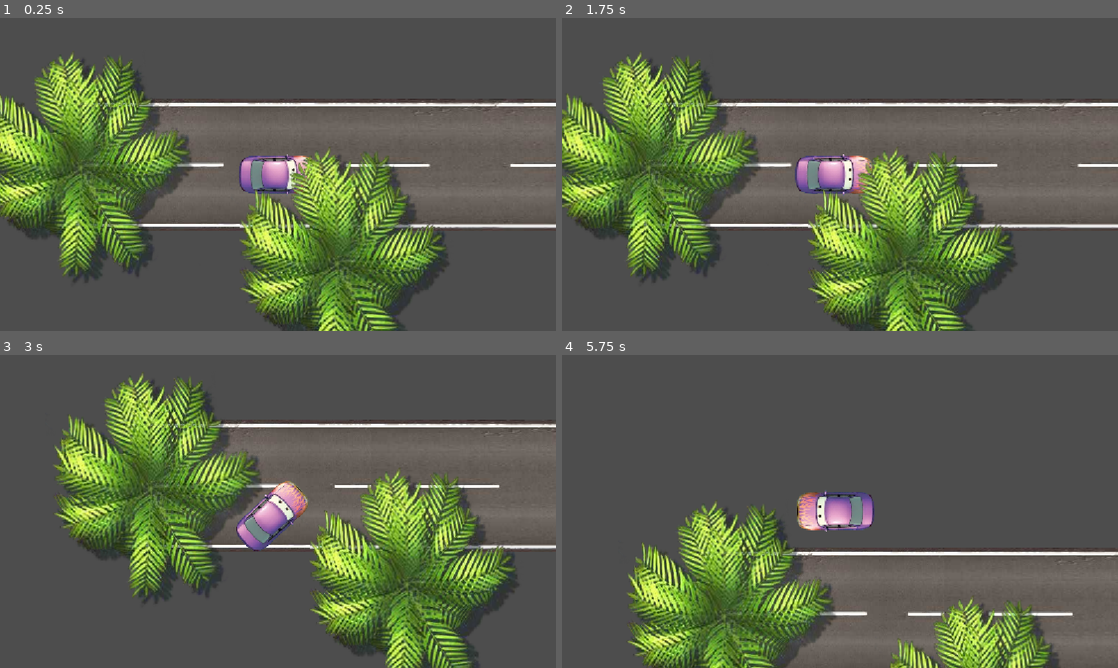
Above: before the commit, frames 1-4 (two rows, left to right).
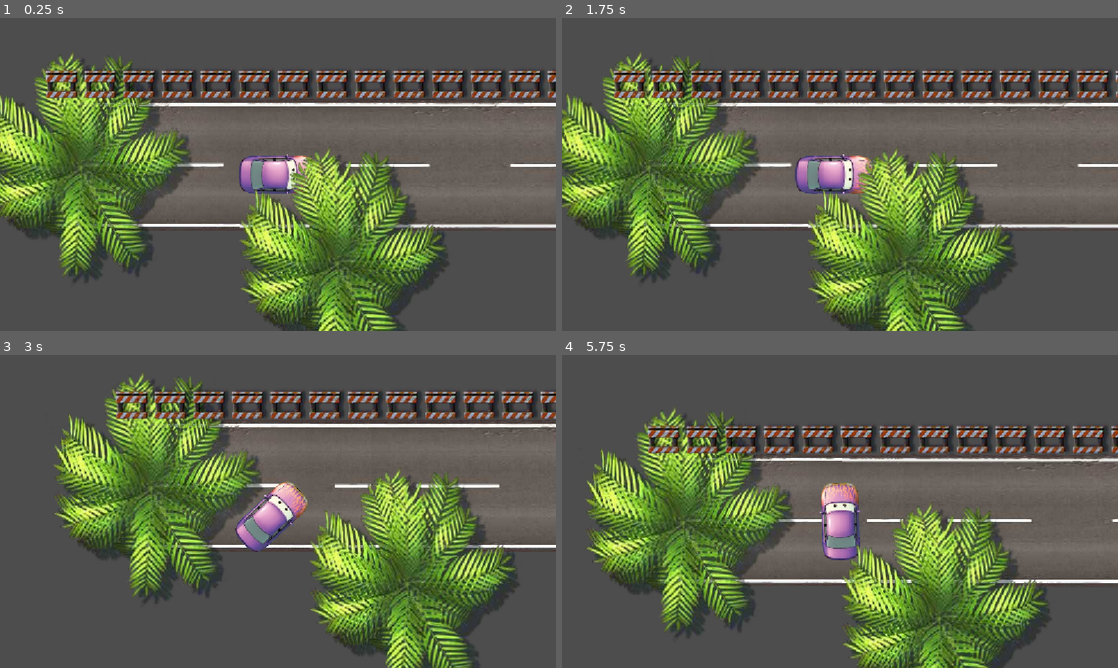
Above: after the commit, the same moments.

Repository: Alexathefox/pixar-cars-game
Game: Godot game, scene res://test_enviorment.tscn
The game is run twice, just before and just after one commit, with the same random seed, the same clock (stepped at 60 frames per second) and the same inputs.
Inputs:
- Up to frame 1 (0.25 s): no input
- Up to frame 2 (1.75 s): tap Enter at 0.5 s; hold D (move_right) 0.53-1.28 s; tap Space at 1.25 s; hold S (move_down) from 1.28 s (still down)
- Up to frame 3 (3 s): release S (move_down) at 2.03 s; hold D (move_right) 2.03-2.78 s; hold W (move_up) from 2.78 s (still down)
- Up to frame 4 (5.75 s): release W (move_up) at 3.53 s; hold A (move_left) 3.53-5.03 s; hold S (move_down) from 5.03 s (still down)

The runs differ from the first frame. In frame 1, 6.1% of the frame differs, in the area x 8-100%, y 16-26%; in frame 2, 6.0%; in frame 3, 8.3%; in frame 4, 55%, in the area x 4-100%, y 16-100%.

Commit message:
Add files via upload

Diff:
--- a/marylin.gd
+++ b/marylin.gd
@@ -3,8 +3,8 @@
 @onready var player = $"../Player"
 
 @export var steering_angle = 15  # Maximum angle for steering the car's wheels
-@export var engine_power = 1000  # How much force the engine can apply for acceleration
-@export var friction = -55  # The friction coefficient that slows down the car
+@export var engine_power = 800  # How much force the engine can apply for acceleration
+@export var friction = -100  # The friction coefficient that slows down the car
 @export var drag = -0.06  # Air drag coefficient that also slows down the car
 @export var braking = -450  # Braking power when the brake input is applied
 @export var max_speed_reverse = 250  # Maximum speed limit in reverse
--- a/test_enviorment.tscn
+++ b/test_enviorment.tscn
@@ -4,8 +4,13 @@
 [ext_resource type="Texture2D" uid="uid://dm5kjrnliweb3" path="res://1_tileset_italy (1).png" id="1_go4u4"]
 [ext_resource type="PackedScene" uid="uid://dqckl8ty683mm" path="res://palm tree.tscn" id="2_5l3h6"]
 [ext_resource type="Texture2D" uid="uid://8gh3r2g4lsh8" path="res://1_tileset_italy (2).png" id="4_j620w"]
+[ext_resource type="Texture2D" uid="uid://dg78if73c3jme" path="res://9_barrier-tiled (1).png" id="5_bsuer"]
+
+[sub_resource type="RectangleShape2D" id="RectangleShape2D_472e1"]
+size = Vector2(3345.5, 129)
 
 [node name="test enviorment" type="Node2D" unique_id=870670723]
+position = Vector2(19, 47)
 
 [node name="Sprite2D" type="Sprite2D" parent="." unique_id=825858822]
 position = Vector2(-545.1826, 482)
@@ -49,3 +54,16 @@
 
 [node name="Sprite2D" parent="below player" unique_id=1586908676 instance=ExtResource("2_5l3h6")]
 position = Vector2(-1193.0001, -328)
+
+[node name="Barrier" type="Sprite2D" parent="." unique_id=2114026080]
+position = Vector2(704.50006, 144)
+scale = Vector2(3.3343253, 3.9705882)
+texture = ExtResource("5_bsuer")
+
+[node name="StaticBody2D" type="StaticBody2D" parent="Barrier" unique_id=461665612]
+position = Vector2(-211.28714, -36.26667)
+scale = Vector2(0.29991075, 0.25185186)
+
+[node name="CollisionShape2D" type="CollisionShape2D" parent="Barrier/StaticBody2D" unique_id=1268323930]
+position = Vector2(699.25006, 147.50002)
+shape = SubResource("RectangleShape2D_472e1")
Binary file added: 9_barrier-tiled (1).png
Not shown, added: 9_barrier-tiled (1).png.import
Binary file added: Bernie_Banks_Top_Ortho.png
Not shown, added: Bernie_Banks_Top_Ortho.png.import
